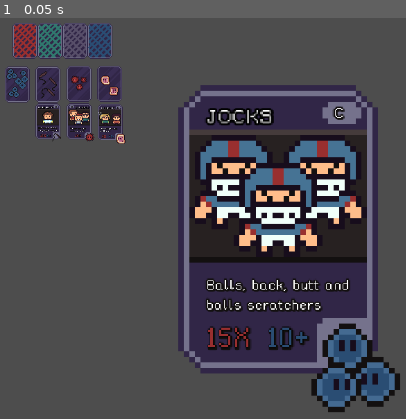
Above: before the commit, frame 1.
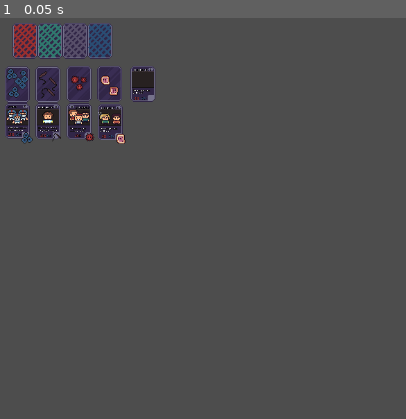
Above: after the commit, the same moment.

Repository: JPGFG/ld24
Game: Godot game, scene res://scenes/game-board/all_cards.tscn
The game is run twice, just before and just after one commit, with the same random seed, the same clock (stepped at 60 frames per second) and the same inputs. The project has no main scene, so this scene is started directly.
Inputs:
- Up to frame 1 (0.05 s): no input

The runs differ from the first frame. In frame 1, 36% of the frame differs, in the area x 1-99%, y 11-99%.
Error after the commit: Invalid access to property or key 'multipler' on a base object of type 'Nil'. (res://scripts/card.gd:13)

Commit message:
moved resources, started building cards

Diff:
--- /dev/null
+++ b/resources/cards/populations/jock.tres
@@ -0,0 +1,14 @@
+[gd_resource type="Resource" script_class="CardResource" load_steps=2 format=3 uid="uid://cxc46ww3oahvw"]
+
+[ext_resource type="Script" path="res://scripts/card_resource.gd" id="1_py7qr"]
+
+[resource]
+script = ExtResource("1_py7qr")
+multipler = 15
+adder = 10
+card_type = 0
+color = Color(0, 0, 0, 1)
+description = "Balls, back, butt and balls scratchers"
+infection_multiplier = 0
+name = "Jocks"
+rarity = 0
--- a/scenes/game-board/all_cards.tscn
+++ b/scenes/game-board/all_cards.tscn
@@ -1,15 +1,17 @@
-[gd_scene load_steps=15 format=3 uid="uid://8q63t0r14o5m"]
-
-[ext_resource type="Texture2D" uid="uid://bseh5be4hc25d" path="res://resources/cards/decks/back_of_card.png" id="1_jyukk"]
-[ext_resource type="Texture2D" uid="uid://ccypwk70qvj1k" path="res://resources/cards/diseases/cholera.png" id="2_cn0dx"]
-[ext_resource type="Texture2D" uid="uid://dbhxk1qg70xm6" path="res://resources/cards/diseases/common_cold.png" id="3_fhcnq"]
-[ext_resource type="Texture2D" uid="uid://dpemr8imfq3fx" path="res://resources/cards/diseases/influenza.png" id="4_tfwhh"]
-[ext_resource type="Texture2D" uid="uid://dd3kmsfj373sb" path="res://resources/cards/diseases/mersa.png" id="5_tc747"]
-[ext_resource type="Texture2D" uid="uid://ckb77b1hjk2uw" path="res://resources/cards/populations/jocks_1_card.png" id="6_i4jpa"]
+[gd_scene load_steps=17 format=3 uid="uid://8q63t0r14o5m"]
+
+[ext_resource type="Texture2D" uid="uid://bseh5be4hc25d" path="res://assets/sprites/cards/decks/back_of_card.png" id="1_jyukk"]
+[ext_resource type="Texture2D" uid="uid://ccypwk70qvj1k" path="res://assets/sprites/cards/diseases/cholera.png" id="2_cn0dx"]
+[ext_resource type="Texture2D" uid="uid://dbhxk1qg70xm6" path="res://assets/sprites/cards/diseases/common_cold.png" id="3_fhcnq"]
+[ext_resource type="Texture2D" uid="uid://dpemr8imfq3fx" path="res://assets/sprites/cards/diseases/influenza.png" id="4_tfwhh"]
+[ext_resource type="Texture2D" uid="uid://dd3kmsfj373sb" path="res://assets/sprites/cards/diseases/mersa.png" id="5_tc747"]
+[ext_resource type="Texture2D" uid="uid://ckb77b1hjk2uw" path="res://assets/sprites/cards/populations/jocks_1_card.png" id="6_i4jpa"]
 [ext_resource type="FontFile" uid="uid://cfu074rula0ps" path="res://resources/fonts/pixel_font_2.ttf" id="7_bljm0"]
-[ext_resource type="Texture2D" uid="uid://xfn582cn0yov" path="res://resources/cards/populations/lunch_lady.png" id="8_e5u82"]
-[ext_resource type="Texture2D" uid="uid://b3s57l03r7gre" path="res://resources/cards/populations/school_kids_card.png" id="9_iosst"]
-[ext_resource type="Texture2D" uid="uid://cxvi2eou3ur56" path="res://resources/cards/populations/stoners.png" id="10_aeqqr"]
+[ext_resource type="Texture2D" uid="uid://xfn582cn0yov" path="res://assets/sprites/cards/populations/lunch_lady.png" id="8_e5u82"]
+[ext_resource type="Texture2D" uid="uid://b3s57l03r7gre" path="res://assets/sprites/cards/populations/school_kids_card.png" id="9_iosst"]
+[ext_resource type="Texture2D" uid="uid://cxvi2eou3ur56" path="res://assets/sprites/cards/populations/stoners.png" id="10_aeqqr"]
+[ext_resource type="Texture2D" uid="uid://jukwob6m5awm" path="res://assets/sprites/cards/decks/blank_card.png" id="11_o41h5"]
+[ext_resource type="Script" path="res://scripts/card.gd" id="12_womvx"]
 
 [sub_resource type="LabelSettings" id="LabelSettings_nw23a"]
 font = ExtResource("7_bljm0")
@@ -66,8 +68,7 @@
 texture = ExtResource("5_tc747")
 
 [node name="Jocks1Card" type="Sprite2D" parent="."]
-position = Vector2(417, 333)
-scale = Vector2(8, 8)
+position = Vector2(27, 152)
 texture = ExtResource("6_i4jpa")
 
 [node name="Multiplier" type="Label" parent="Jocks1Card"]
@@ -269,3 +270,57 @@
 "
 label_settings = SubResource("LabelSettings_34a86")
 autowrap_mode = 1
+
+[node name="BlankCard" type="Sprite2D" parent="."]
+position = Vector2(206, 95)
+texture = ExtResource("11_o41h5")
+script = ExtResource("12_womvx")
+
+[node name="Multiplier" type="Label" parent="BlankCard"]
+offset_left = -12.0
+offset_top = 18.0
+offset_right = 48.0
+offset_bottom = 66.0
+scale = Vector2(0.2, 0.2)
+text = "5X"
+label_settings = SubResource("LabelSettings_nw23a")
+metadata/_edit_use_anchors_ = true
+
+[node name="Adder" type="Label" parent="BlankCard"]
+offset_left = -2.00002
+offset_top = 18.0
+offset_right = 60.0
+offset_bottom = 63.0
+scale = Vector2(0.2, 0.2)
+text = "45+"
+label_settings = SubResource("LabelSettings_qd20q")
+
+[node name="Card_Name" type="Label" parent="BlankCard"]
+offset_left = -13.0
+offset_top = -22.0
+offset_right = 86.0
+offset_bottom = 8.0
+scale = Vector2(0.2, 0.2)
+text = "BURNOUTS"
+label_settings = SubResource("LabelSettings_1hun0")
+
+[node name="Description" type="Label" parent="BlankCard"]
+offset_left = -14.0
+offset_top = 8.0
+offset_right = 116.0
+offset_bottom = 41.0
+scale = Vector2(0.2, 0.2)
+text = "How are your lungs feeling bud"
+label_settings = SubResource("LabelSettings_34a86")
+autowrap_mode = 1
+
+[node name="Rarity" type="Label" parent="BlankCard"]
+offset_left = 9.99998
+offset_top = -22.0
+offset_right = 25.0
+offset_bottom = -7.0
+scale = Vector2(0.2, 0.2)
+text = "C
+"
+label_settings = SubResource("LabelSettings_34a86")
+autowrap_mode = 1
--- a/scenes/game-board/card_standin.tscn
+++ b/scenes/game-board/card_standin.tscn
@@ -1,7 +1,7 @@
 [gd_scene load_steps=3 format=3 uid="uid://ckotv1ahudv8f"]
 
 [ext_resource type="Script" path="res://scripts/controllers/card_standin.gd" id="2_hjgsc"]
-[ext_resource type="Texture2D" uid="uid://b3s57l03r7gre" path="res://resources/cards/populations/school_kids_card.png" id="2_i6e4d"]
+[ext_resource type="Texture2D" uid="uid://b3s57l03r7gre" path="res://assets/sprites/cards/populations/school_kids_card.png" id="2_i6e4d"]
 
 [node name="CardStandin" type="TextureRect"]
 anchors_preset = 8
--- a/scenes/game-board/gameboard.tscn
+++ b/scenes/game-board/gameboard.tscn
@@ -12,42 +12,6 @@
 anchor_right = 1.0
 anchor_bottom = 1.0
 grow_horizontal = 2
-grow_vertical = 2
-
-[node name="handarea" type="ColorRect" parent="."]
-layout_mode = 1
-anchors_preset = -1
-anchor_left = 0.239583
-anchor_top = 0.748457
-anchor_right = 1.0
-anchor_bottom = 1.0
-grow_horizontal = 2
-grow_vertical = 0
-color = Color(0.636415, 0.669274, 0.876548, 1)
-metadata/_edit_use_anchors_ = true
-
-[node name="Label" type="Label" parent="handarea"]
-layout_mode = 1
-anchors_preset = 8
-anchor_left = 0.5
-anchor_top = 0.5
-anchor_right = 0.5
-anchor_bottom = 0.5
-offset_left = -69.5
-offset_top = -19.0
-offset_right = 69.5
-offset_bottom = 19.0
-grow_horizontal = 2
-grow_vertical = 2
-text = "HAND AREA"
-horizontal_alignment = 1
-
-[node name="HandHBox" type="HBoxContainer" parent="handarea"]
-layout_mode = 1
-anchors_preset = 9
-anchor_bottom = 1.0
-offset_right = 876.0
-offset_bottom = 0.000152588
 grow_vertical = 2
 
 [node name="statsoptions" type="ColorRect" parent="."]
@@ -243,7 +207,7 @@
 
 [node name="UIController" type="Node" parent="." node_paths=PackedStringArray("hand_hbox")]
 script = ExtResource("2_dp5jn")
-hand_hbox = NodePath("../handarea/HandHBox")
+hand_hbox = NodePath("")
 
 [node name="GameStateMachine" type="Node" parent="."]
 script = ExtResource("1_4hyl4")
@@ -254,3 +218,39 @@
 
 [node name="GameStateBase" type="Node" parent="GameStateMachine"]
 script = ExtResource("2_dwdl8")
+
+[node name="handarea" type="ColorRect" parent="."]
+layout_mode = 1
+anchors_preset = -1
+anchor_left = 0.239583
+anchor_top = 0.748457
+anchor_right = 1.0
+anchor_bottom = 1.0
+grow_horizontal = 2
+grow_vertical = 0
+color = Color(0.636415, 0.669274, 0.876548, 1)
+metadata/_edit_use_anchors_ = true
+
+[node name="Label" type="Label" parent="handarea"]
+layout_mode = 1
+anchors_preset = 8
+anchor_left = 0.5
+anchor_top = 0.5
+anchor_right = 0.5
+anchor_bottom = 0.5
+offset_left = -69.5
+offset_top = -19.0
+offset_right = 69.5
+offset_bottom = 19.0
+grow_horizontal = 2
+grow_vertical = 2
+text = "HAND AREA"
+horizontal_alignment = 1
+
+[node name="HandHBox" type="HBoxContainer" parent="handarea"]
+layout_mode = 1
+anchors_preset = 9
+anchor_bottom = 1.0
+offset_right = 876.0
+offset_bottom = 0.000152588
+grow_vertical = 2
--- a/scripts/card.gd
+++ b/scripts/card.gd
@@ -2,11 +2,15 @@
 
 @export var card_resource: CardResource
 
+@onready var multiplier: Label = $Multiplier
+@onready var adder: Label = $Adder
+@onready var card_name: Label = $Card_Name
+@onready var rarity: Label = $Rarity
+@onready var description: Label = $Description
+
 # Called when the node enters the scene tree for the first time.
 func _ready():
-	pass # Replace with function body.
-
-
-# Called every frame. 'delta' is the elapsed time since the previous frame.
-func _process(delta):
-	pass
+	multiplier.text = str(card_resource.multipler)
+	adder.text = str(card_resource.adder)
+	card_name.text = card_resource.name
+	description.text = card_resource.description
--- a/scripts/card_resource.gd
+++ b/scripts/card_resource.gd
@@ -6,7 +6,8 @@
 enum CardType { POPULATION, DISEASE, ADDER }
 
 @export var card_image: Texture2D
-@export var base_damage: int
+@export var multipler: int
+@export var adder: int
 @export var card_type: CardType
 @export var color: Color
 @export var description: String
@@ -17,7 +18,8 @@
 
 func _init(
 	p_card_image = null,
-	p_base_damage = 0,
+	p_multipler = 0,
+	p_adder = 0,
 	p_card_type = CardType.POPULATION,
 	p_color = Color(1, 1, 1, 1),
 	p_description = "",
@@ -26,7 +28,8 @@
 	p_rarity = Rarity.COMMON
 ):
 	card_image = p_card_image
-	base_damage = p_base_damage
+	multipler = p_multipler
+	adder = p_adder
 	card_type = p_card_type
 	color = p_color
 	description = p_description
Renamed: resources/cards/decks/back_of_card.png -> assets/sprites/cards/decks/back_of_card.png
Not shown, changed: assets/sprites/cards/decks/back_of_card.png.import
Binary file added: assets/sprites/cards/decks/blank_card.png
Not shown, added: assets/sprites/cards/decks/blank_card.png.import
Binary file added: assets/sprites/cards/decks/blank_card_r.png
Not shown, added: assets/sprites/cards/decks/blank_card_r.png.import
Renamed: resources/cards/diseases/cholera.png -> assets/sprites/cards/diseases/cholera.png
Not shown, changed: assets/sprites/cards/diseases/cholera.png.import
Renamed: resources/cards/diseases/common_cold.png -> assets/sprites/cards/diseases/common_cold.png
Not shown, changed: assets/sprites/cards/diseases/common_cold.png.import
Renamed: resources/cards/diseases/influenza.png -> assets/sprites/cards/diseases/influenza.png
Not shown, changed: assets/sprites/cards/diseases/influenza.png.import
(and 13 more such lines)
